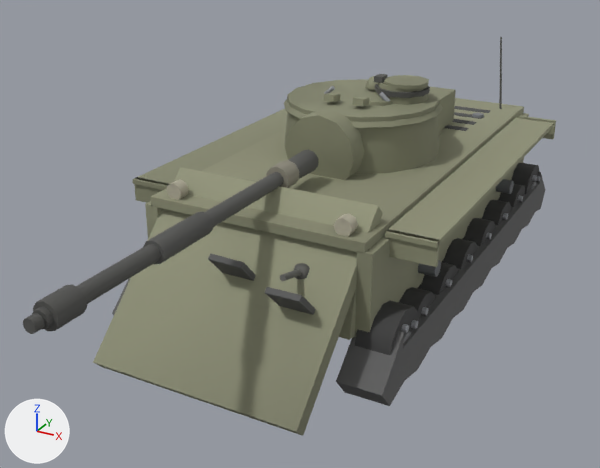
Two versions of the glTF model client/assets/models/m26.glb, one commit apart.
Both versions are drawn from a camera (50 mm lens) standing at (4.68, -10.5, 5.53) and looking at (-0.13, -1.75, 1.16). The lights are fixed; the arrows at lower left show +X, +Y and +Z. The first picture is the older version. Where no turn or scale is listed for an object, it has been applied to the vertices. Vertices at exactly the same position are counted once.

In view in the first picture: 'barrel', 'glacis', 'hullSide', 'hullTop', 'mantlet', 'tracks', 'turretFront', 'turretRoof', 'wheel11', 'wheel12', 'wheel13', 'wheel14' and 8 more.
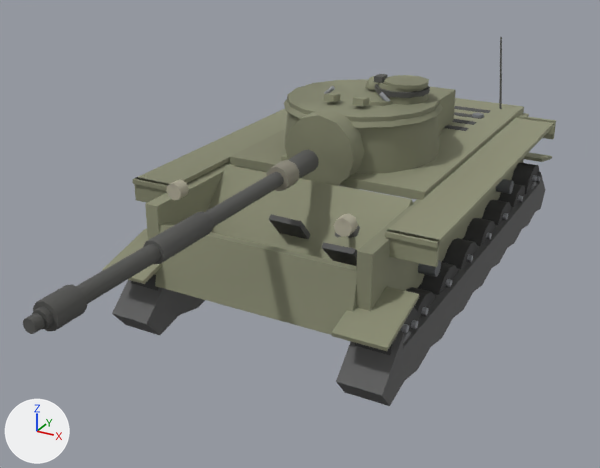
Location of each change, [x1, y1, x2, y2] in pixels of the pictures (600 x 468 px; the box of a moved part takes in the faces that stretch with it):
'glacis', reshaped: before [93, 167, 383, 436]; after [207, 154, 413, 266]
'tracks', reshaped (9% taller): before [112, 172, 545, 406]; after [102, 152, 552, 406]
'hullTop', reshaped (21% narrower, 34% shorter): before [151, 98, 524, 254]; after [230, 98, 524, 200]
part 1 of me_mesh_16, added: after [102, 152, 552, 351]
part 2 of me_mesh_18, moved or reshaped (mostly hidden afterwards): before [293, 263, 310, 280]; after [348, 226, 360, 238]
part 3 of me_mesh_18, moved or reshaped: before [280, 269, 302, 281]; after [335, 232, 341, 238]
part 4 of me_mesh_18, moved or reshaped: before [208, 253, 256, 281]; after [269, 214, 310, 239]
part 5 of me_mesh_18, moved or reshaped: before [265, 287, 316, 315]; after [322, 243, 357, 266]
part 6 of me_mesh_18, moved or reshaped: before [93, 167, 383, 436]; after [207, 165, 413, 261]
'lowerPlate', unchanged, uncovered by the edit: before [339, 290, 356, 340]; after [155, 223, 357, 335]
'wheel14', unchanged, covered by the edit: before [355, 300, 419, 355]; after [355, 307, 419, 355]

Edits to the bpy script that builds the scene:
```text
Change me_mesh_16:
    used by ob_tracks; location = (0.0, 0.0, 0.0)
    remove me_mesh_16.from_pydata(...)  # 164 vertices, 304 faces; spans x -1.86..1.86, y -3.55..3.55, z 0.1..1.15
    add me_mesh_16.from_pydata(...)  # 196 vertices, 352 faces; spans x -1.9..1.9, y -3.59..3.55, z 0.1..1.24
    me_mesh_16 part 1
    16 vertices are added at x -1.9..1.26, y -3.59..3.55, z 0.96..1.24
    16 new vertices lie (0.64, 0.0, 0.0) away from vertices in x -1.9..1.26, y -3.59..3.55, z 0.96..1.24
    48 new faces join them
Change me_mesh_18:
    used by ob_glacis; location = (0.0, 0.0, 0.0)
    before: 0 (1.33, -2.64, 2.15) at pixel (378, 205), 1 (1.33, -4.49, 0.35) at pixel (296, 431), 2 (1.33, -2.5, 2.01) at pixel (382, 213), 3 (1.33, -4.35, 0.21) at pixel (303, 435), 4 (-1.33, -2.5, 2.01)
    before: 5 (-1.33, -4.35, 0.21) at pixel (102, 367), 6 (-1.33, -2.64, 2.15) at pixel (180, 167), 7 (-1.33, -4.49, 0.35) at pixel (92, 362)
    remove me_mesh_18.from_pydata(...)  # 80 vertices, 132 faces; spans x -1.33..1.33, y -4.49..-2.2, z 0.21..2.15
    add me_mesh_18.from_pydata(...)  # 80 vertices, 132 faces; spans x -1.33..1.33, y -2.92..-0.91, z 0.48..1.97
    me_mesh_18 part 2: the loose piece of 26 vertices spanning x 0.62..0.86, y -3.4..-3.16, z 1.34..1.58 is moved by (0.0, 1.29, 0.0)
    me_mesh_18 part 3: the loose piece of 14 vertices spanning x 0.7..0.77, y -3.72..-3.27, z 1.44..1.63 is moved by (0.0, 1.29, 0.0)
    me_mesh_18 part 4: the loose piece of 8 vertices spanning x -0.21..0.25, y -3.77..-3.15, z 1.04..1.67 is moved by (0.0, 1.29, 0.0)
    me_mesh_18 part 5: the loose piece of 8 vertices spanning x 0.63..1.08, y -3.91..-3.29, z 0.9..1.53 is moved by (0.0, 1.29, 0.0)
    me_mesh_18 part 6
    add for i in [0, 2, 4, 6]: me_mesh_18.vertices[i].co += Vector((0.0, 1.01, -0.27))
    add for i in [1, 3, 5, 7]: me_mesh_18.vertices[i].co += Vector((0.0, 1.57, 0.27))
    other edits to the shape of me_mesh_18 do not show in these pictures
Change me_mesh_21:
    used by ob_hulltop; location = (0.0, 0.0, 0.0)
    before: 0 (1.42, -3.15, 1.91) at pixel (365, 243), 1 (1.42, -3.15, 1.79) at pixel (364, 253), 6 (-1.42, -3.15, 1.91) at pixel (150, 196), 7 (-1.42, -3.15, 1.79) at pixel (151, 205)
    remove me_mesh_21.from_pydata(...)  # 76 vertices, 124 faces; spans x -1.42..1.42, y -3.15..3.15, z 1.79..1.96
    add me_mesh_21.from_pydata(...)  # 76 vertices, 124 faces; spans x -1.42..1.42, y -1.41..3.15, z 1.79..1.96
    me_mesh_21 part 7
    add for i in [0, 1, 6, 7]: me_mesh_21.vertices[i].co += Vector((0.0, 1.74, 0.0))
```
